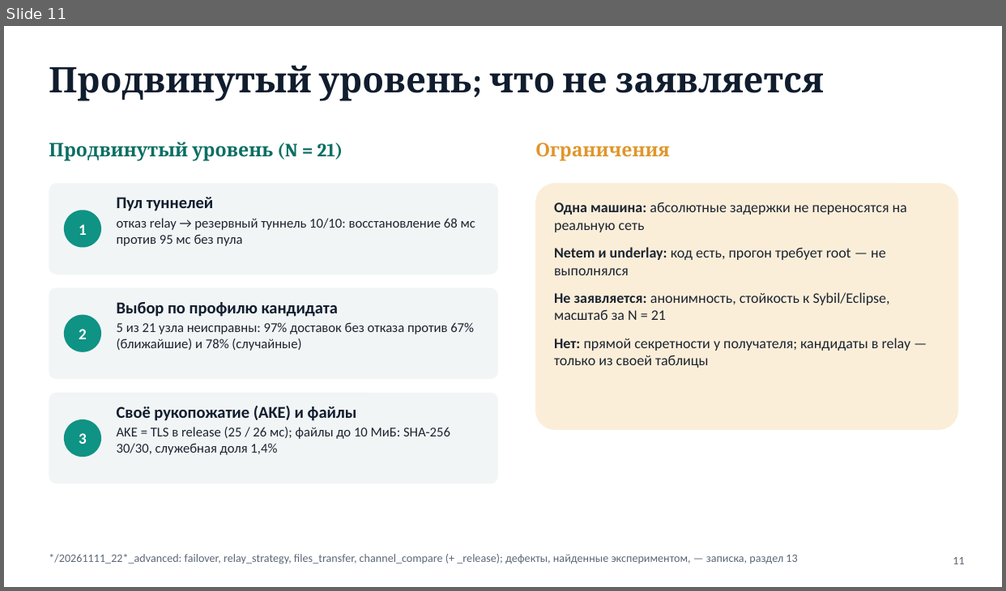
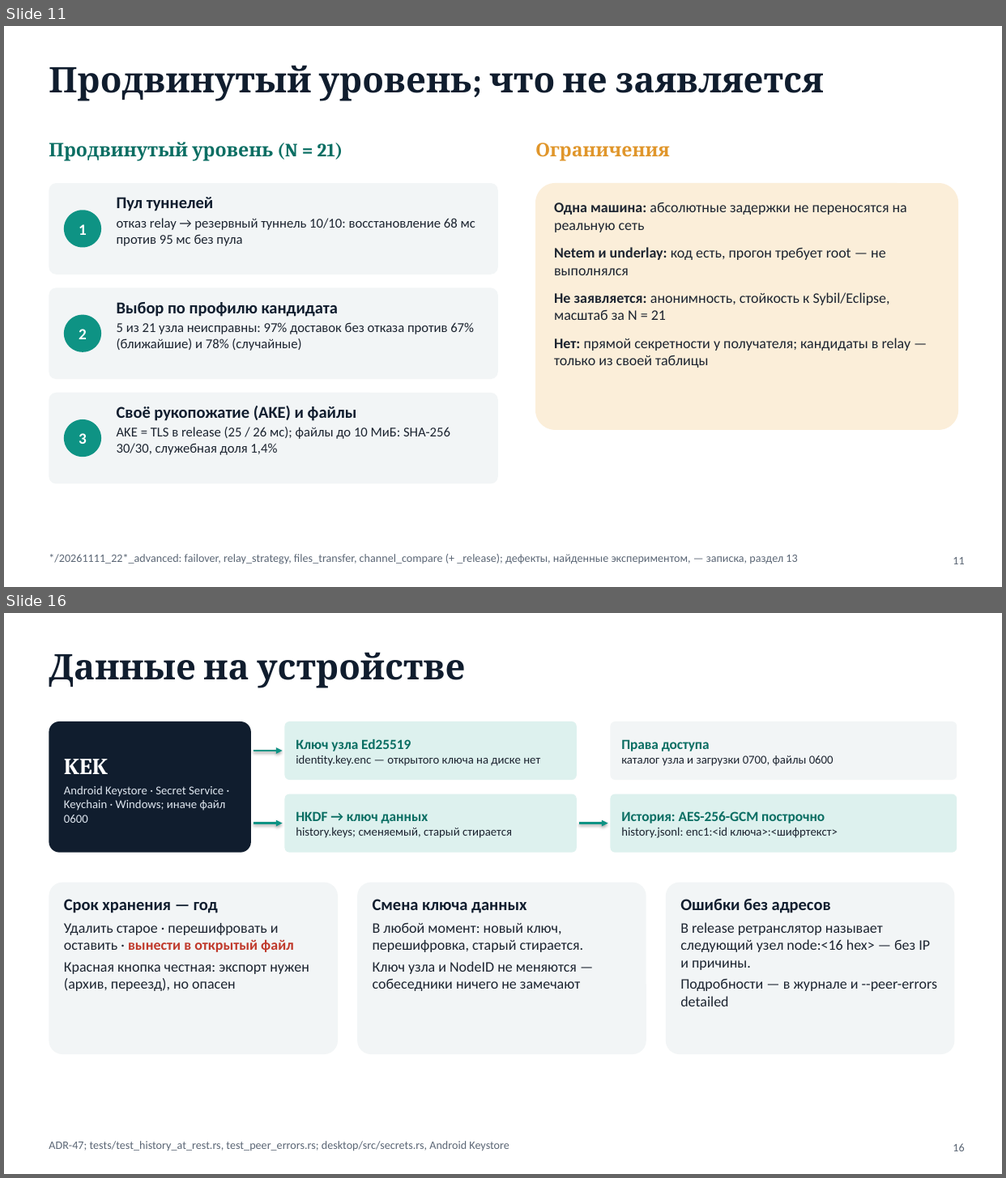
Before and after one commit to MordVamp/secure-p2p-overlay, a slide deck: docs/defense/Presentation.pptx. Shown one above the other, each under a label of ours: slide 11 before the commit, slides 11 and 16 after it; the slides between them are not shown. The pictures are 1006x591 and 1006x1178 pixels, drawn with LibreOffice and Linux fonts; fonts in the diff are those of the drawing. Boxes give left, top, right and bottom in pixels: in the first picture for what was removed or moved away, otherwise in the second. Text is boxed around its words. In the diff, an @@ line names an element or a change of style, - is before the commit and + after.

```diff
--- a/docs/defense/Presentation.pptx
+++ b/docs/defense/Presentation.pptx
@@ slide 16 added at bbox=[4, 613, 1002, 1174], background #FFFFFF @@
@@ title added at bbox=[49, 652, 465, 688], 34 pt, text #101D2E, bold @@
+Данные на устройстве
@@ rounded rectangle added at bbox=[49, 722, 251, 853], fill #101D2E @@
@@ rounded rectangle added at bbox=[285, 722, 577, 780], fill #DDF1EE @@
@@ rounded rectangle added at bbox=[611, 722, 957, 780], fill #F2F5F6 @@
@@ arrow added from (253, 751) to (283, 751), #0E9384 2 pt @@
@@ text added at bbox=[296, 739, 540, 766], 11.5 pt, text #1C2430 @@
+Ключ узла Ed25519
+identity.key.enc — открытого ключа на диске нет
@@ text added at bbox=[621, 739, 833, 766], 11.5 pt, text #1C2430 @@
+Права доступа
+каталог узла и загрузки 0700, файлы 0600
@@ text added at bbox=[64, 759, 226, 823], 11.5 pt, text #DDE5EE @@
+KEK
+Android Keystore · Secret Service · Keychain · Windows; иначе файл 0600
@@ rounded rectangle added at bbox=[285, 794, 577, 853], fill #DDF1EE @@
@@ rounded rectangle added at bbox=[611, 794, 957, 853], fill #DDF1EE @@
@@ arrow added from (253, 824) to (283, 824), #0E9384 2 pt @@
@@ text added at bbox=[296, 811, 512, 838], 11.5 pt, text #1C2430 @@
+HKDF → ключ данных
+history.keys; сменяемый, старый стирается
@@ arrow added from (579, 824) to (608, 824), #0E9384 2 pt @@
@@ text added at bbox=[621, 811, 837, 838], 11.5 pt, text #1C2430 @@
+История: AES-256-GCM построчно
+history.jsonl: enc1:<id ключа>:<шифртекст>
@@ rounded rectangle added at bbox=[49, 883, 338, 1054], fill #F2F5F6 @@
@@ text added at bbox=[64, 899, 309, 991], 14 pt, text #1C2430 @@
+Срок хранения — год
+Удалить старое · перешифровать и оставить · вынести в открытый файл
+Красная кнопка честная: экспорт нужен (архив, переезд), но опасен
@@ rounded rectangle added at bbox=[357, 883, 646, 1054], fill #F2F5F6 @@
@@ text added at bbox=[373, 899, 584, 991], 14 pt, text #1C2430 @@
+Смена ключа данных
+В любой момент: новый ключ, перешифровка, старый стирается.
+Ключ узла и NodeID не меняются — собеседники ничего не замечают
@@ rounded rectangle added at bbox=[666, 883, 955, 1054], fill #F2F5F6 @@
@@ text added at bbox=[680, 899, 937, 1007], 14 pt, text #1C2430 @@
+Ошибки без адресов
+В release ретранслятор называет следующий узел node:<16 hex> — без IP и причины.
+Подробности — в журнале и --peer-errors detailed
@@ text added at bbox=[49, 1141, 509, 1152], 11 pt, text #5B6675 @@
+ADR-47; tests/test_history_at_rest.rs, test_peer_errors.rs; desktop/src/secrets.rs, Android Keystore
@@ text added at bbox=[953, 1144, 964, 1152], 11 pt, text #5B6675 @@
+16
```
Also in this commit, not shown: 1 slide changed, 7 other slides added, 28 other files.
